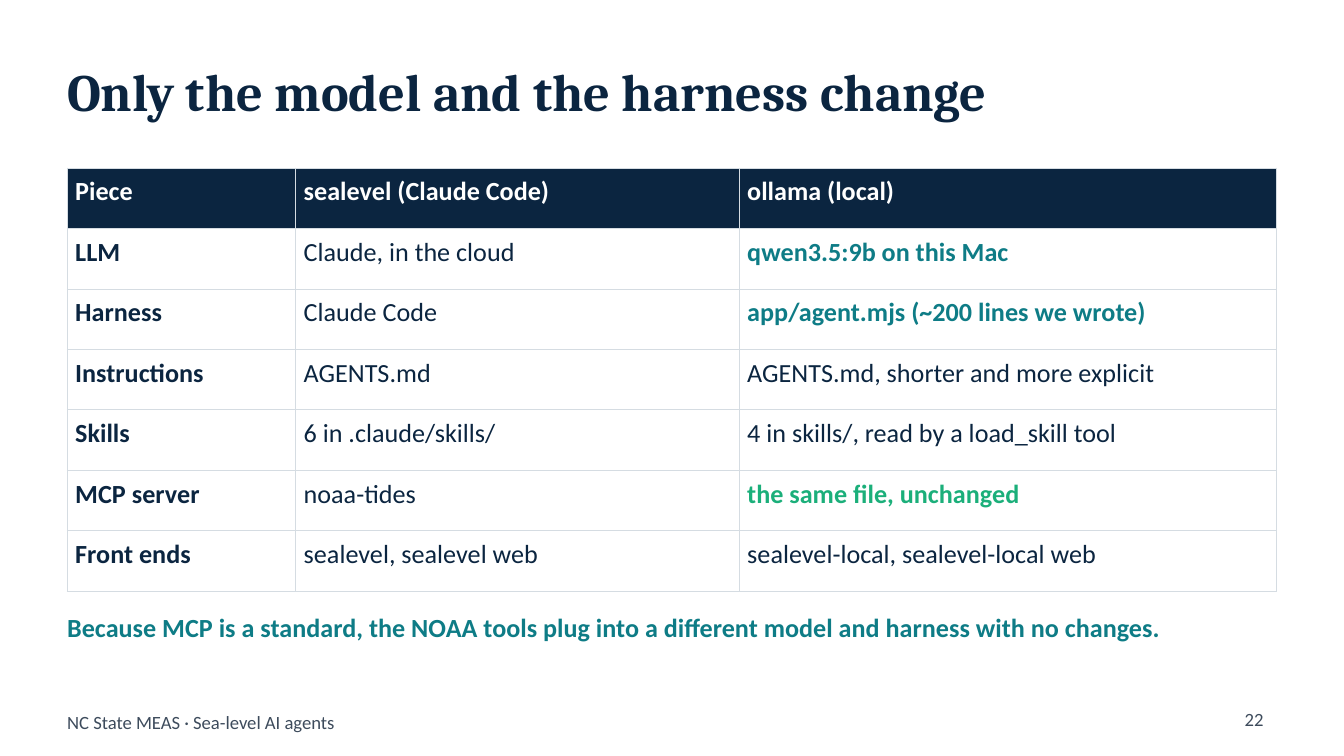
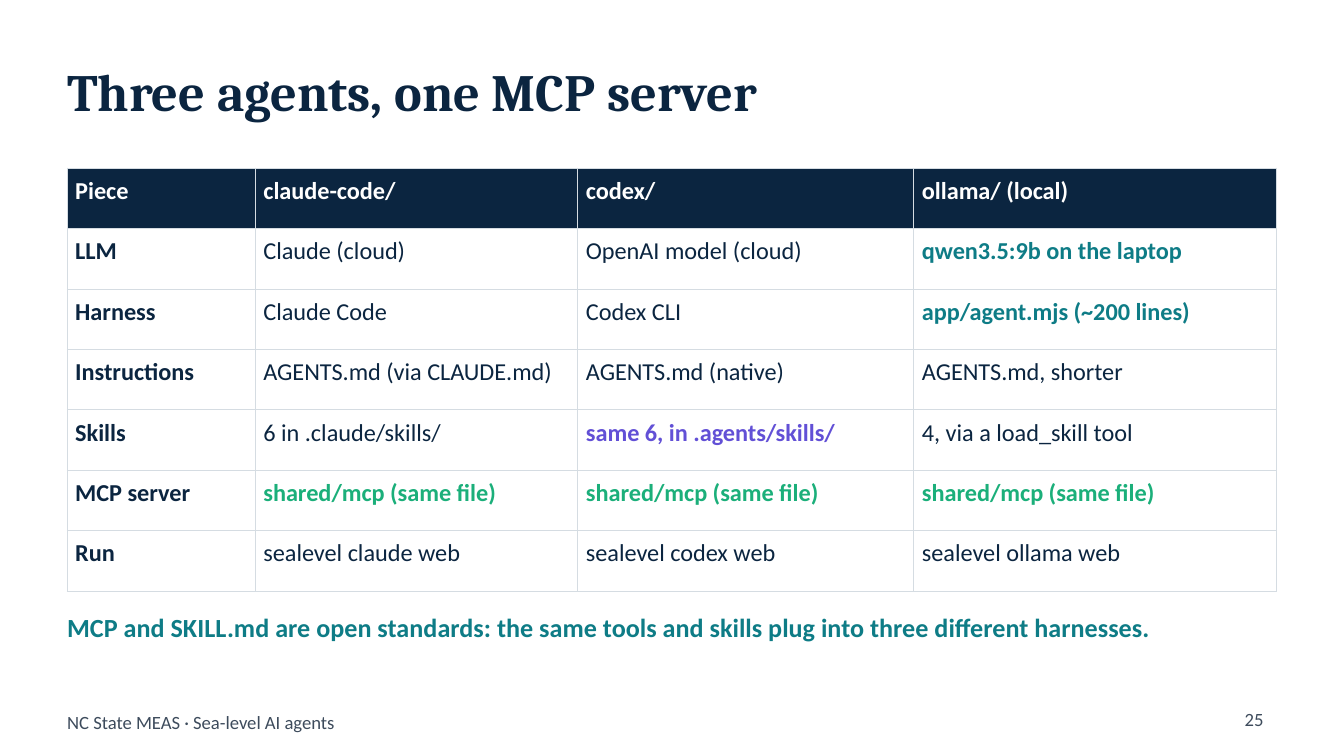
Before and after one commit to jpliu168/sealevel-agent, a slide deck: slide 25 of docs/sealevel_agents_combined.pptx (slide 22 before the commit). Drawn at 1344x756 pixels with LibreOffice and Linux fonts; fonts in the diff are those of the drawing. Boxes give left, top, right and bottom in pixels: in the first picture for what was removed or moved away, otherwise in the second. Text is boxed around its words. In the diff, an @@ line names an element or a change of style, - is before the commit and + after.

Commit message:
Add OpenAI Codex version

```diff
--- a/docs/sealevel_agents_combined.pptx
+++ b/docs/sealevel_agents_combined.pptx
@@ title at (67, 74, 757, 123): text changed @@
-Only the model and the harness change
+Three agents, one MCP server
@@ table at (67, 168, 1277, 565) @@
-column 1: Piece | LLM | Harness | Instructions | Skills | MCP server | Front ends
-column 2: sealevel (Claude Code) | Claude, in the cloud | Claude Code | AGENTS.md | 6 in .claude/skills/ | noaa-tides | sealevel, sealevel web
-column 3: ollama (local) | qwen3.5:9b on this Mac | app/agent.mjs (~200 lines we wrote) | AGENTS.md, shorter and more explicit | 4 in skills/, read by a load_skill tool | the same file, unchanged | sealevel-local, sealevel-local web
+column 1: Piece | LLM | Harness | Instructions | Skills | MCP server | Run
+column 2: claude-code/ | Claude (cloud) | Claude Code | AGENTS.md (via CLAUDE.md) | 6 in .claude/skills/ | shared/mcp (same file) | sealevel claude web
+column 3: codex/ | OpenAI model (cloud) | Codex CLI | AGENTS.md (native) | same 6, in .agents/skills/ | shared/mcp (same file) | sealevel codex web
+column 4: ollama/ (local) | qwen3.5:9b on the laptop | app/agent.mjs (~200 lines) | AGENTS.md, shorter | 4, via a load_skill tool | shared/mcp (same file) | sealevel ollama web
@@ text at (67, 618, 1149, 642): text changed @@
-Because MCP is a standard, the NOAA tools plug into a different model and harness with no changes.
+MCP and SKILL.md are open standards: the same tools and skills plug into three different harnesses.
@@ page number at (1245, 714, 1264, 726): text changed @@
-22
+25
```
Also in this commit, not shown: 3 other slides changed, 3 slides added, 22 other files.
